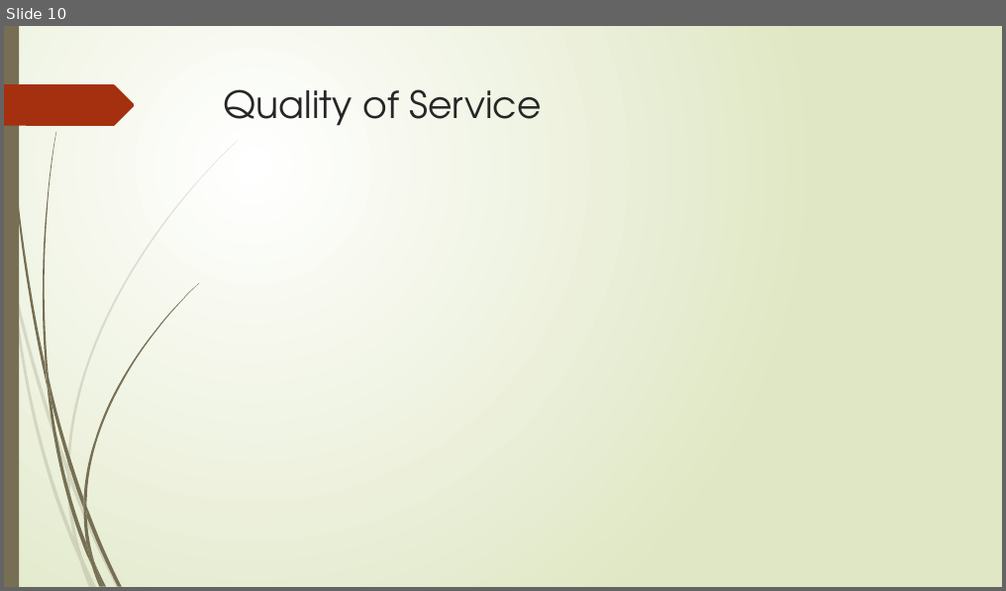
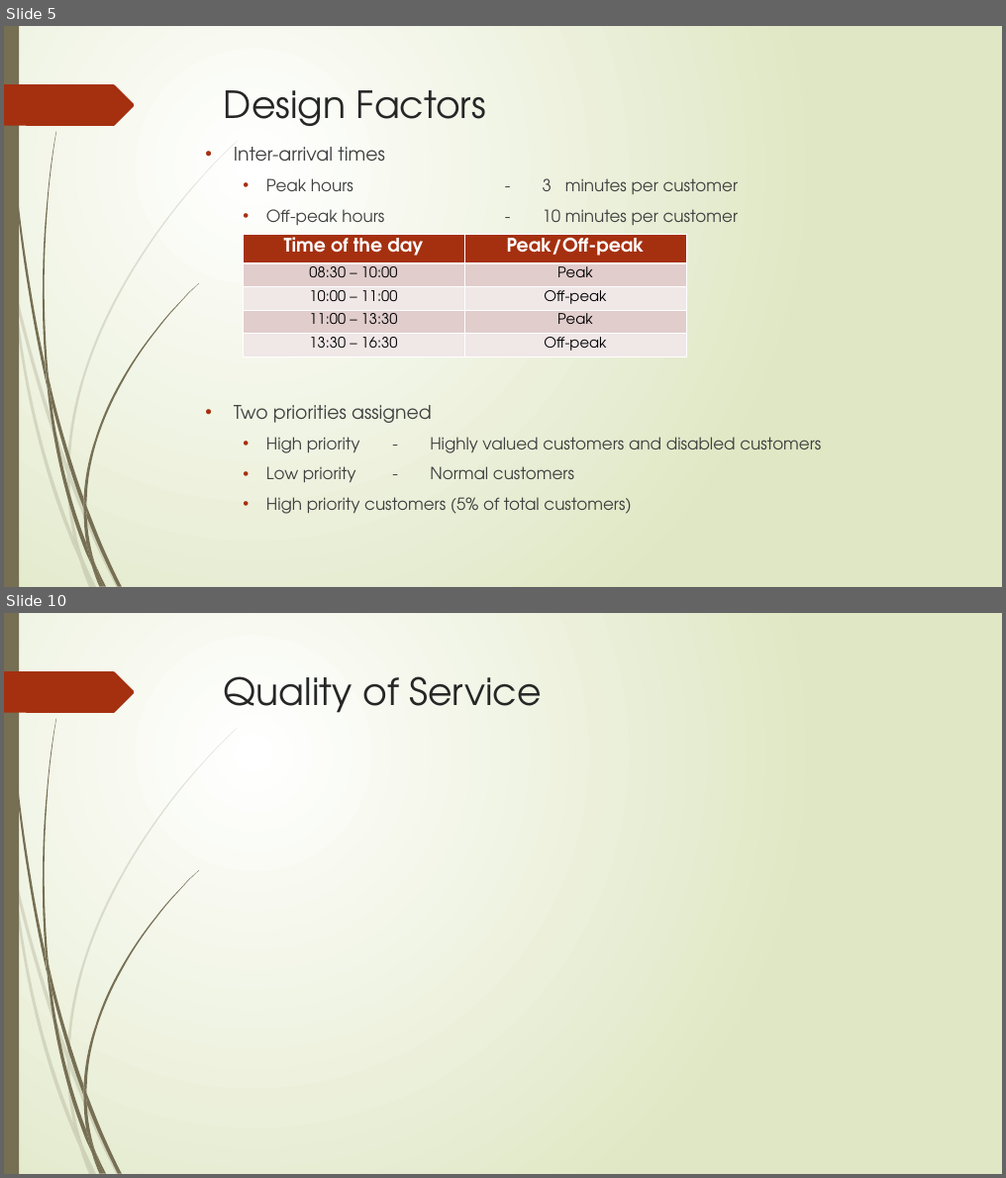
Before and after one commit to jrgouws/Research-Project, a slide deck: Prac2/Part 2/Presentation.pptx. Shown one above the other, each under a label of ours: slide 10 before the commit, slides 5 and 10 after it; the slides between them are not shown. The pictures are 1006x591 and 1006x1178 pixels, drawn with LibreOffice and Linux fonts; fonts in the diff are those of the drawing. Boxes give left, top, right and bottom in pixels: in the first picture for what was removed or moved away, otherwise in the second. Text is boxed around its words. In the diff, an @@ line names an element or a change of style, - is before the commit and + after.

```diff
--- a/Prac2/Part 2/Presentation.pptx
+++ b/Prac2/Part 2/Presentation.pptx
@@ slide 5 added at [4, 26, 1002, 587], background gradient #FFFFFF to #DFE8C4; not listed: 24 template elements that a slide beside it also shows @@
@@ title added at [224, 90, 487, 126], 36 pt, text #262626 @@
+Design Factors
@@ text added at [234, 147, 821, 514], 16 pt, text #404040 @@
+• Inter-arrival times
+  • Peak hours - 3 minutes per customer
+  • Off-peak hours - 10 minutes per customer
+• Two priorities assigned
+  • High priority - Highly valued customers and disabled customers
+  • Low priority - Normal customers
+  • High priority customers (5% of total customers)
@@ table added at [243, 234, 686, 364], 5 rows, 2 columns @@
+Time of the day | Peak/Off-peak
+08:30 – 10:00 | Peak
+10:00 – 11:00 | Off-peak
+11:00 – 13:30 | Peak
+13:30 – 16:30 | Off-peak
```
Also in this commit, not shown: 5 slides changed, 5 other slides added, 5 slides removed, 15 other files.
